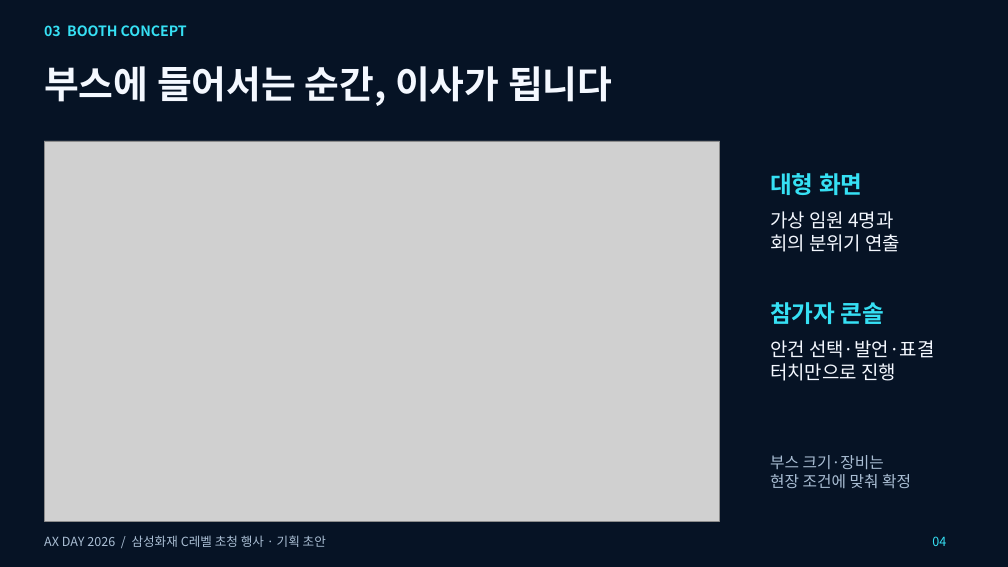
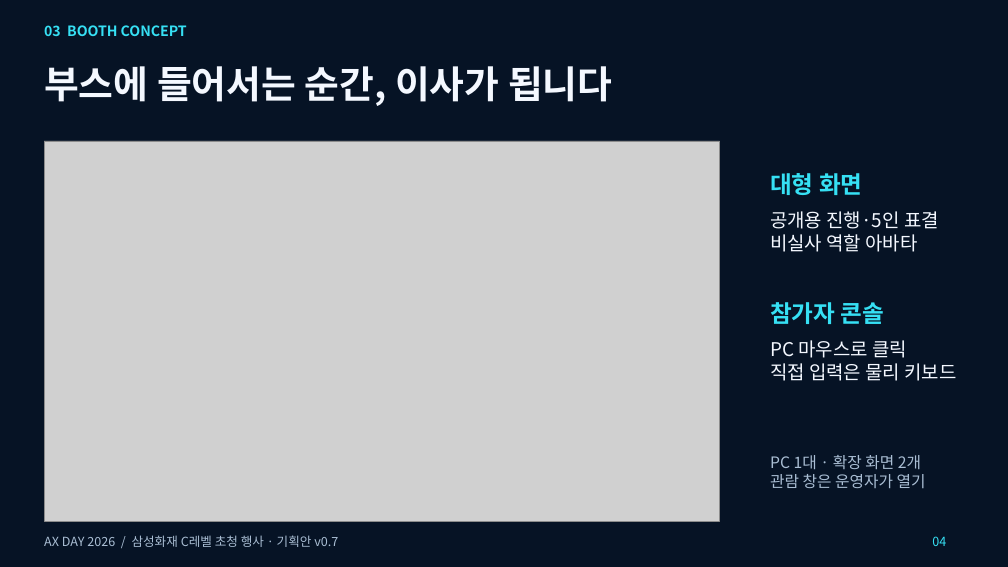
Before and after one commit to hyuny0219/axday_agent, a slide deck: slide 4 of docs/reference/AX_Day_2026_Boardroom_Proposal.pptx. Drawn at 1008x567 pixels with LibreOffice and Linux fonts; fonts in the diff are those of the drawing; grey boxes stand for pictures. Boxes give left, top, right and bottom in pixels: in the first picture for what was removed or moved away, otherwise in the second. Text is boxed around its words. In the diff, an @@ line names an element or a change of style, - is before the commit and + after.

```diff
--- a/docs/reference/AX_Day_2026_Boardroom_Proposal.pptx
+++ b/docs/reference/AX_Day_2026_Boardroom_Proposal.pptx
@@ text at box(770, 211, 939, 252): text changed @@
-가상 임원 4명과
-회의 분위기 연출
+공개용 진행·5인 표결
+비실사 역할 아바타
@@ text at box(770, 340, 957, 381): text changed @@
-안건 선택·발언·표결
-터치만으로 진행
+PC 마우스로 클릭
+직접 입력은 물리 키보드
@@ text at box(770, 455, 926, 488): text changed @@
-부스 크기·장비는
-현장 조건에 맞춰 확정
+PC 1대 · 확장 화면 2개
+관람 창은 운영자가 열기
@@ text at box(44, 535, 338, 547): text changed @@
-AX DAY 2026 / 삼성화재 C레벨 초청 행사 · 기획 초안
+AX DAY 2026 / 삼성화재 C레벨 초청 행사 · 기획안 v0.7
```
Also in this commit, not shown: 15 other slides changed, 2 slides added, 13 other files.
